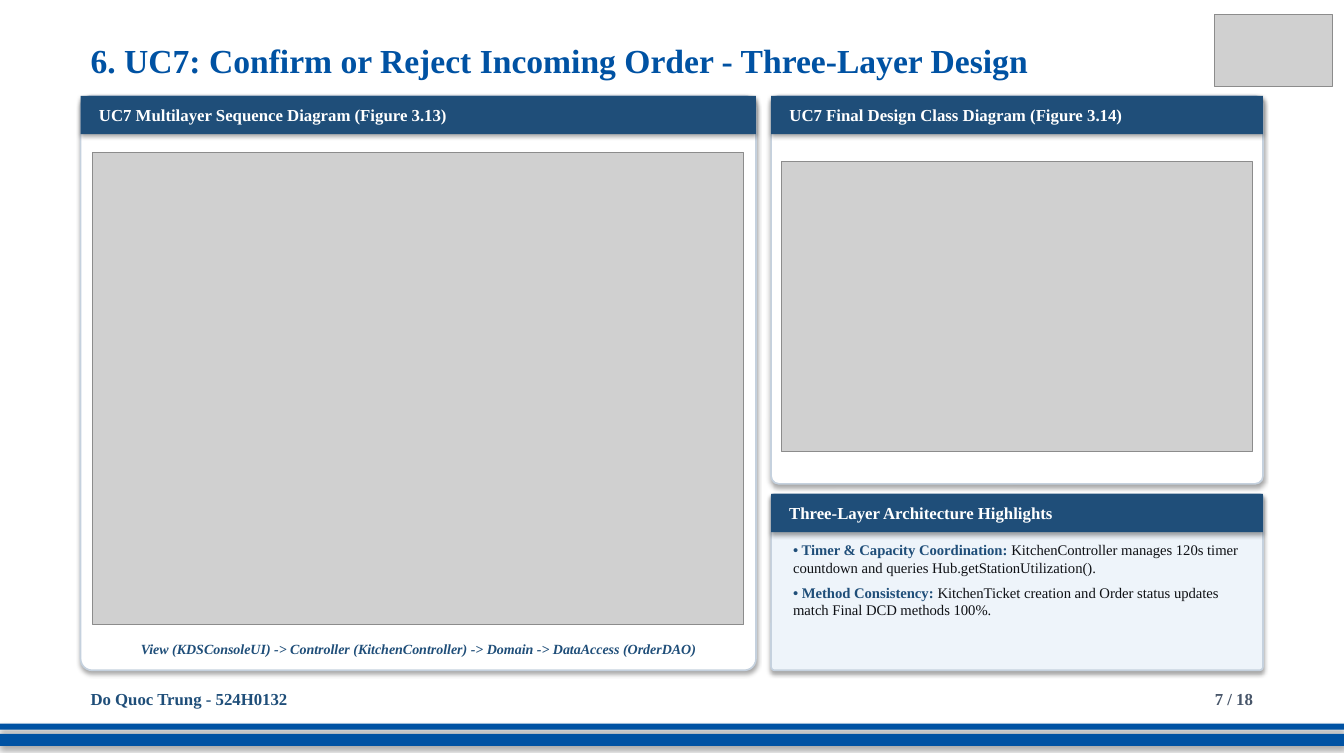
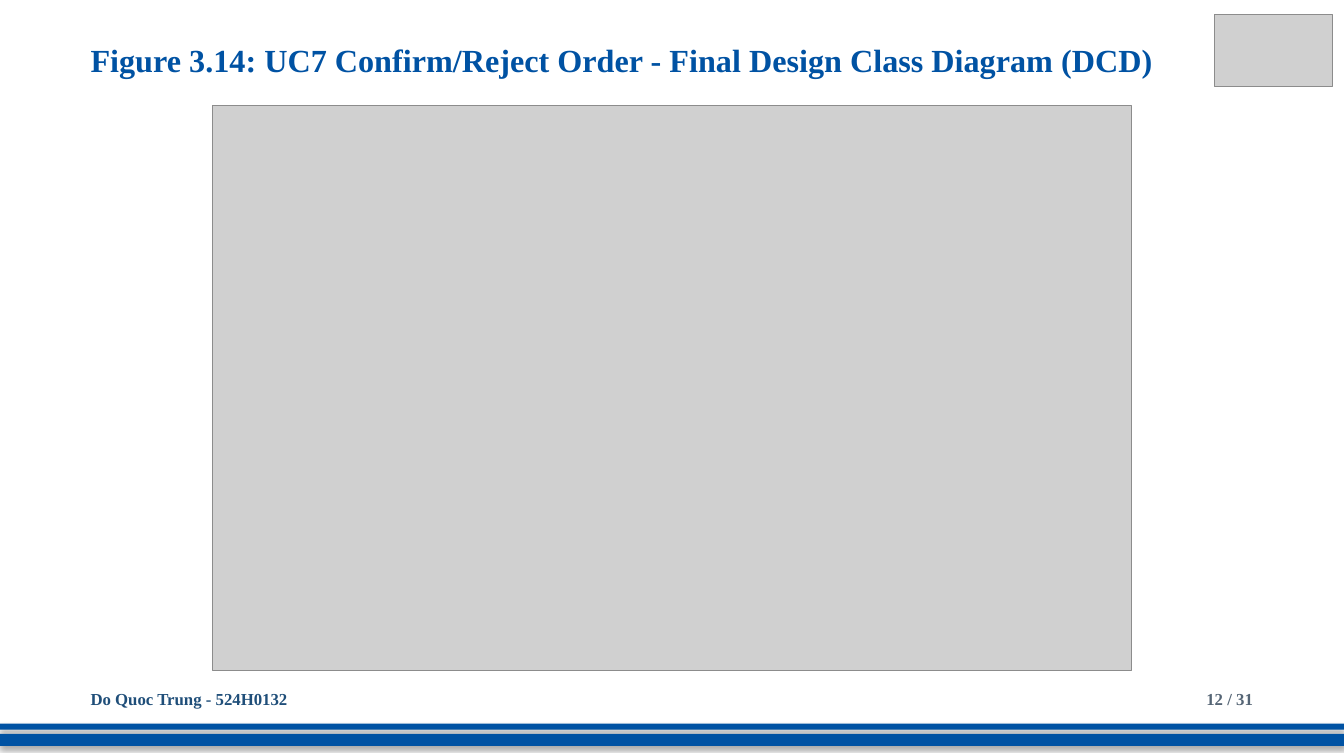
Before and after one commit to DoQuocTrung06/SaigonBite-RAD-TeamF10, a slide deck: slide 12 of Part_2/TeamF10_Presentation_for_SaigonBite.pptx (slide 7 before the commit). Drawn at 1344x756 pixels with LibreOffice and Linux fonts; fonts in the diff are those of the drawing; grey boxes stand for pictures. Boxes give left, top, right and bottom in pixels: in the first picture for what was removed or moved away, otherwise in the second. Text is boxed around its words. In the diff, an @@ line names an element or a change of style, - is before the commit and + after.

Commit message:
docs(presentation): purify slide design to dedicated full-canvas diagrams matching Part 1 aesthetic

```diff
--- a/Part_2/TeamF10_Presentation_for_SaigonBite.pptx
+++ b/Part_2/TeamF10_Presentation_for_SaigonBite.pptx
@@ text at (x1=91, y1=49, x2=1152, y2=79): text changed; size 24 to 23 pt @@
-6. UC7: Confirm or Reject Incoming Order - Three-Layer Design
+Figure 3.14: UC7 Confirm/Reject Order - Final Design Class Diagram (DCD)
@@ rounded rectangle removed at (x1=81, y1=96, x2=756, y2=670) @@
@@ rectangle removed at (x1=81, y1=96, x2=756, y2=134) @@
-UC7 Multilayer Sequence Diagram (Figure 3.13)
@@ picture resized from (x1=781, y1=161, x2=1253, y2=451) to (x1=213, y1=106, x2=1132, y2=670) @@
@@ rounded rectangle removed at (x1=771, y1=96, x2=1263, y2=484) @@
@@ rectangle removed at (x1=771, y1=96, x2=1263, y2=134) @@
-UC7 Final Design Class Diagram (Figure 3.14)
@@ picture removed at (x1=93, y1=152, x2=744, y2=625) @@
@@ rounded rectangle removed at (x1=771, y1=494, x2=1263, y2=670) @@
@@ rectangle removed at (x1=771, y1=494, x2=1263, y2=532) @@
-Three-Layer Architecture Highlights
@@ text removed at (x1=793, y1=544, x2=1238, y2=615) @@
-• Timer & Capacity Coordination: KitchenController manages 120s timer countdown and queries Hub.getStationUtilization().
-• Method Consistency: KitchenTicket creation and Order status updates match Final DCD methods 100%.
@@ text removed at (x1=141, y1=644, x2=696, y2=657) @@
-View (KDSConsoleUI) -> Controller (KitchenController) -> Domain -> DataAccess (OrderDAO)
@@ text at (x1=1206, y1=694, x2=1253, y2=705): text changed; text colour #475569 to #556575 @@
-7 / 18
+12 / 31
```
Also in this commit, not shown: 13 other slides changed, 17 slides added, 4 slides removed.
